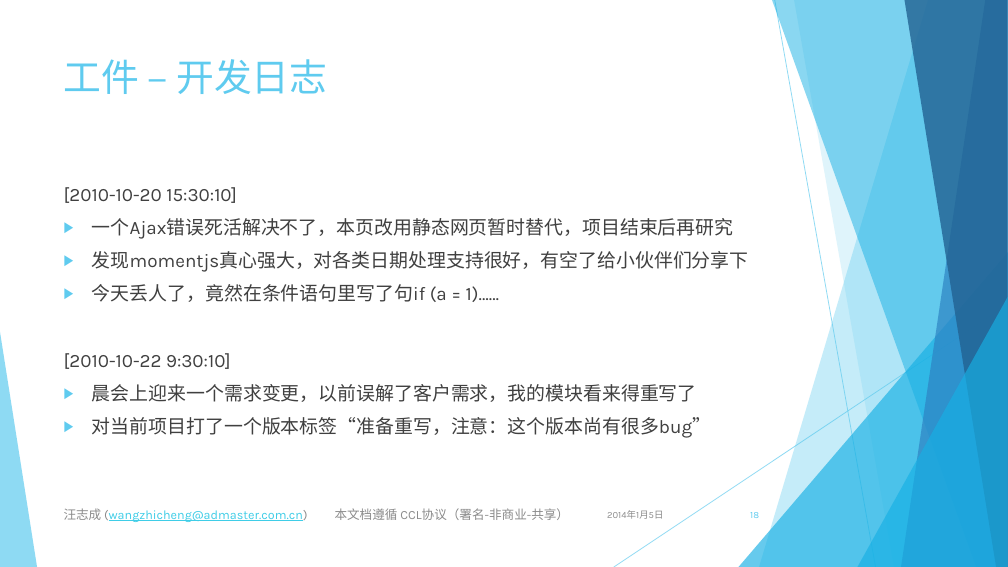
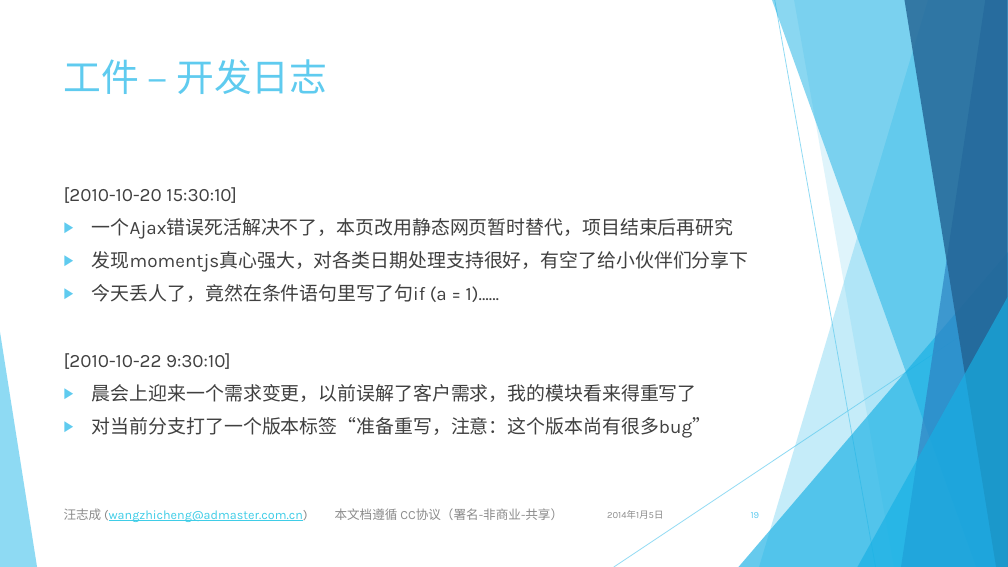
Before and after one commit to jingyanjiaoliu/others, a slide deck: slide 19 of 虚拟案例 - 超市管理系统.pptx (slide 18 before the commit). Drawn at 1008x567 pixels with LibreOffice and Linux fonts; fonts in the diff are those of the drawing. Boxes give left, top, right and bottom in pixels: in the first picture for what was removed or moved away, otherwise in the second. Text is boxed around its words. In the diff, an @@ line names an element or a change of style, - is before the commit and + after.

Commit message:
更新了两个项目管理ppt

```diff
--- a/虚拟案例 - 超市管理系统.pptx
+++ b/虚拟案例 - 超市管理系统.pptx
@@ text at (x1=92, y1=417, x2=711, y2=438): text changed @@
-▶ 对当前项目打了一个版本标签“准备重写，注意：这个版本尚有很多bug”
+▶ 对当前分支打了一个版本标签“准备重写，注意：这个版本尚有很多bug”
@@ text at (x1=64, y1=508, x2=563, y2=522): text changed @@
-汪志成 (wangzhicheng@admaster.com.cn) 本文档遵循 CCL协议（署名-非商业-共享）
+汪志成 (wangzhicheng@admaster.com.cn) 本文档遵循 CC协议（署名-非商业-共享）
@@ page number at (x1=751, y1=512, x2=760, y2=518): text changed @@
-18
+19
```
Also in this commit, not shown: 25 other slides changed, 1 slide added, 1 other file.
